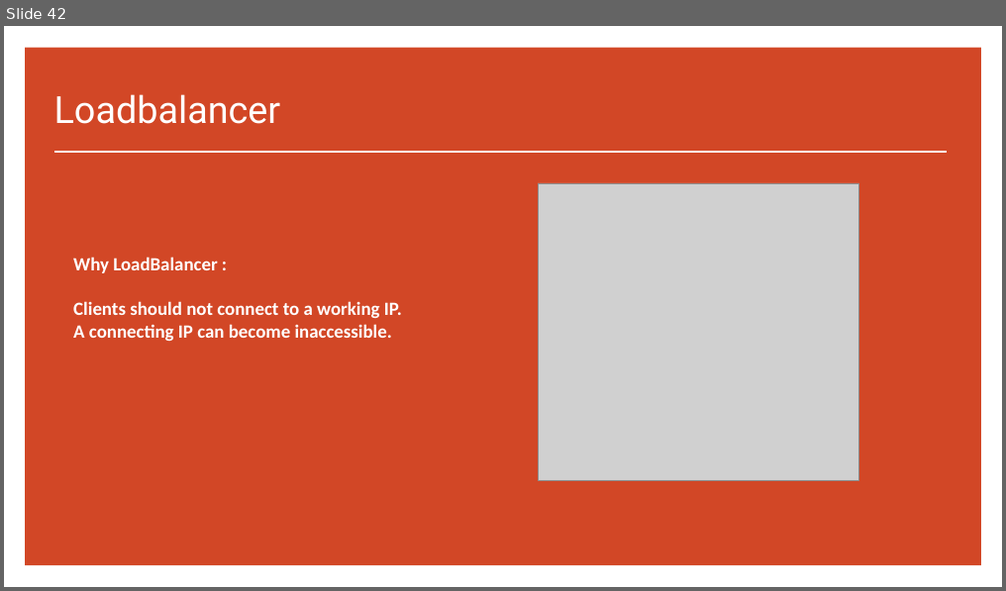
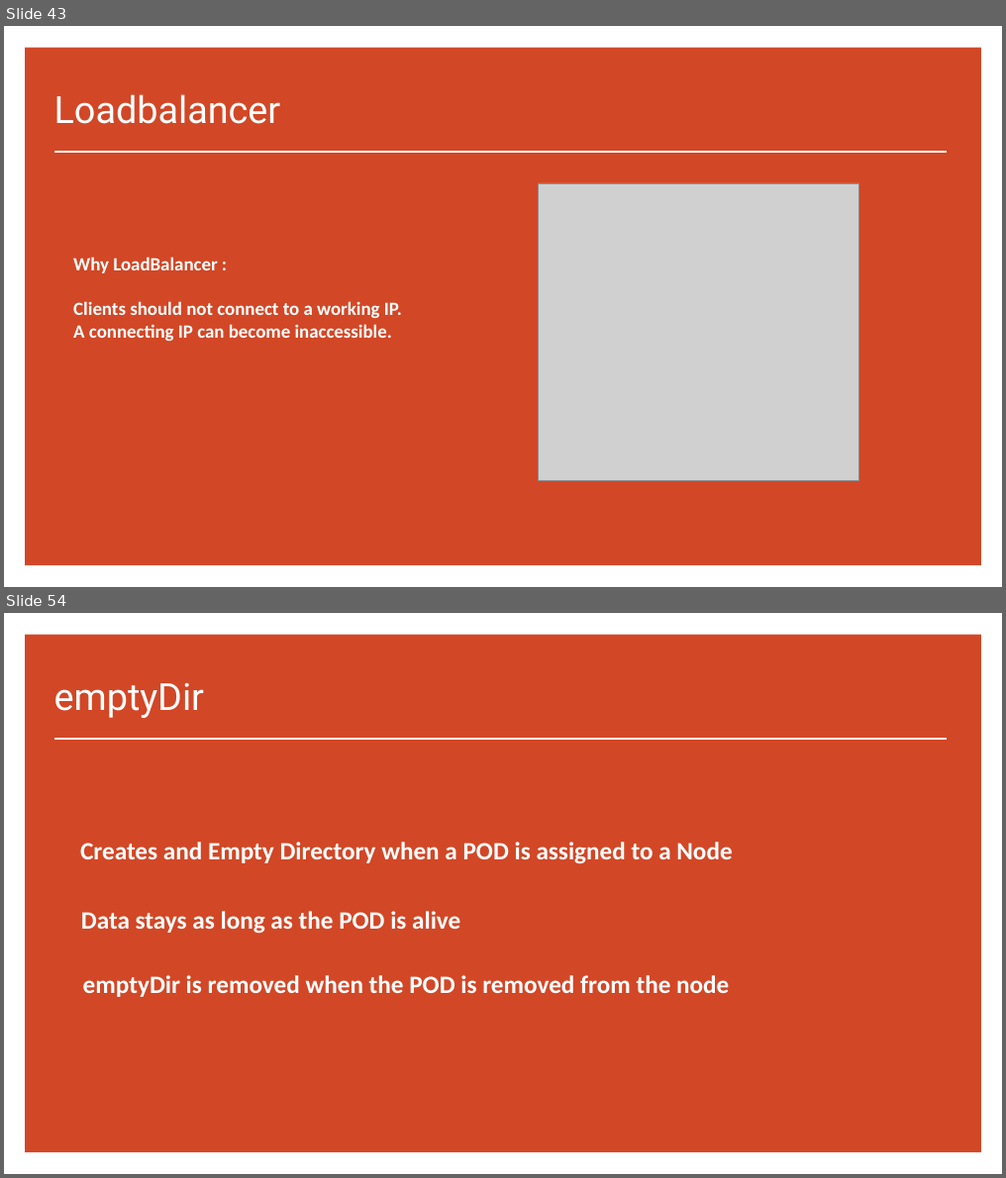
Before and after one commit to saratho02/Sarath-Oruganti, a slide deck: day_02_kubernetes/Kubernetes.pptx. Shown one above the other, each under a label of ours: slide 42 before the commit, slides 43 and 54 after it; the slides between them are not shown. The pictures are 1006x591 and 1006x1178 pixels, drawn with LibreOffice and Linux fonts; fonts in the diff are those of the drawing; grey boxes stand for pictures. Boxes give left, top, right and bottom in pixels: in the first picture for what was removed or moved away, otherwise in the second. Text is boxed around its words. In the diff, an @@ line names an element or a change of style, - is before the commit and + after.

```diff
--- a/day_02_kubernetes/Kubernetes.pptx
+++ b/day_02_kubernetes/Kubernetes.pptx
@@ slide 54 added at (4, 613, 1002, 1174), background #FFFFFF; not listed: 1 template element that a slide beside it also shows @@
@@ title added at (54, 682, 204, 718), 36 pt, text #FFFFFF @@
+emptyDir
@@ line added from (54, 739) to (946, 739), #FFFFFF 1.5 pt @@
@@ text added at (80, 842, 732, 864), 24 pt, text #FFFFFF, bold @@
+Creates and Empty Directory when a POD is assigned to a Node
@@ text added at (81, 911, 460, 934), 24 pt, text #FFFFFF, bold @@
+Data stays as long as the POD is alive
@@ text added at (83, 975, 729, 997), 24 pt, text #FFFFFF, bold @@
+emptyDir is removed when the POD is removed from the node
@@ what was slide 42 is now slide 43 @@
```
Also in this commit, not shown: 20 other slides added, 1 other file.
